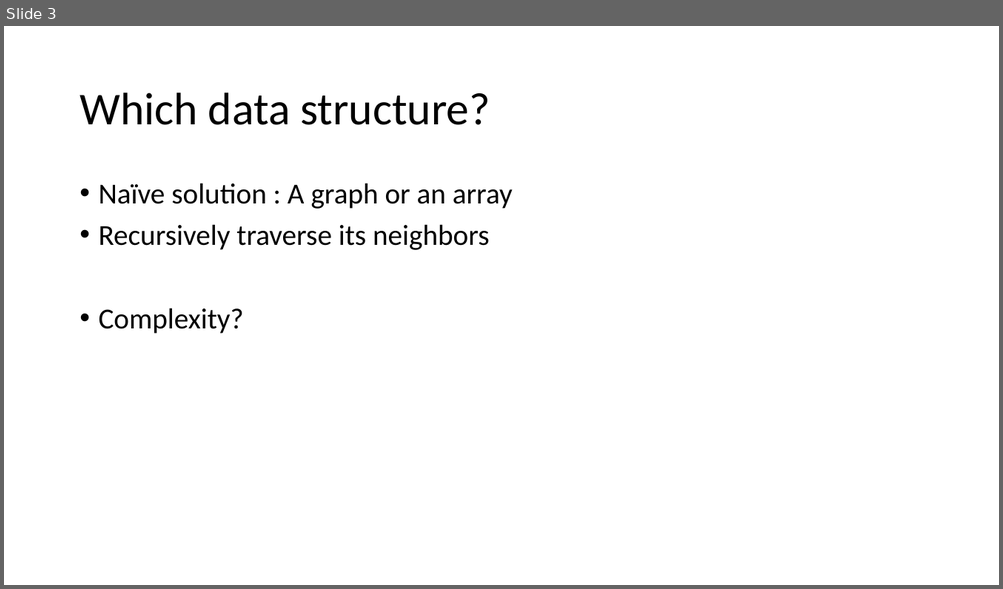
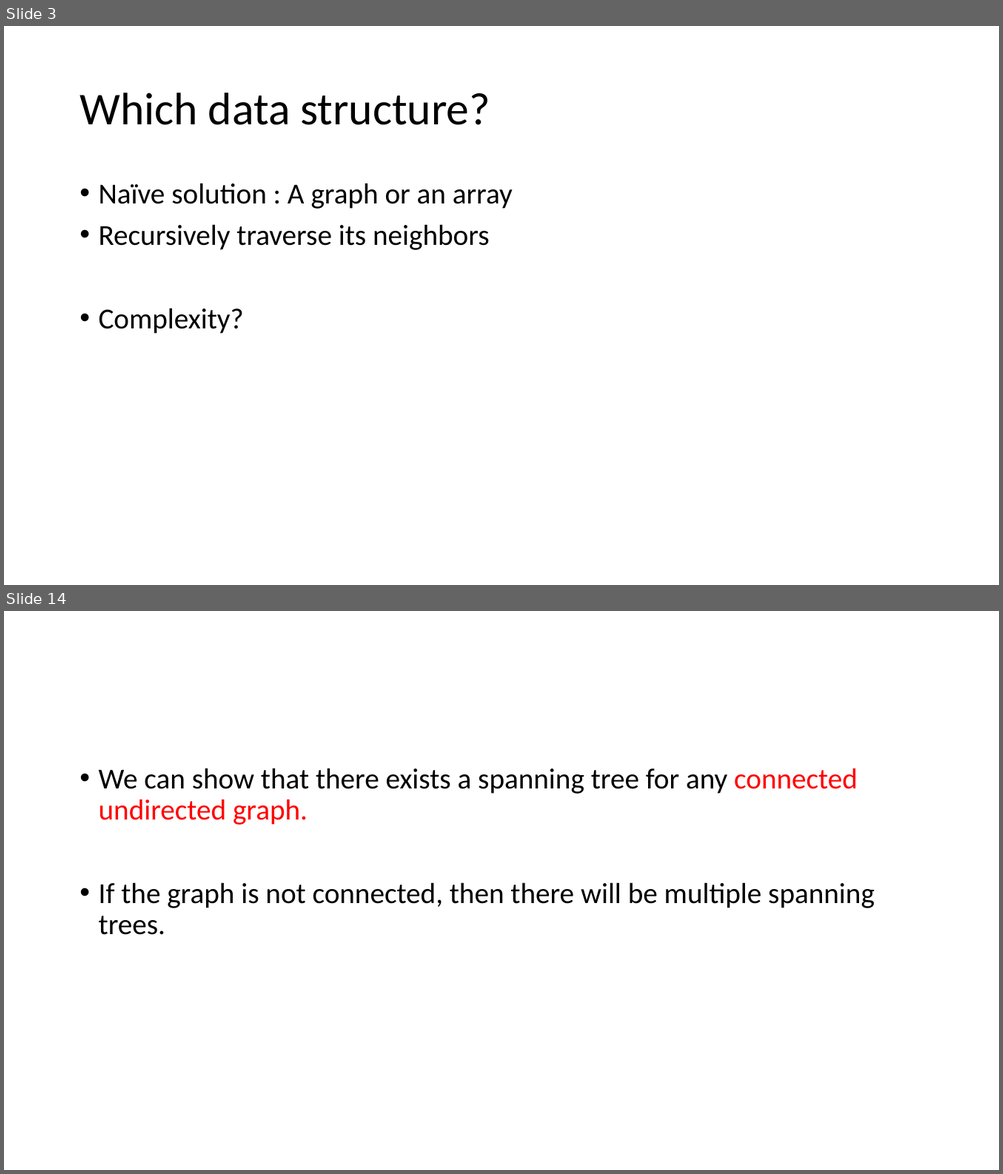
Before and after one commit to kwea123/cpp_data_algo, a slide deck: 8_Disjoint.pptx. Shown one above the other, each under a label of ours: slide 3 before the commit, slides 3 and 14 after it; the slides between them are not shown. The pictures are 1003x589 and 1003x1174 pixels, drawn with LibreOffice and Linux fonts; fonts in the diff are those of the drawing. Boxes give left, top, right and bottom in pixels: in the first picture for what was removed or moved away, otherwise in the second. Text is boxed around its words. In the diff, an @@ line names an element or a change of style, - is before the commit and + after.

```diff
--- a/8_Disjoint.pptx
+++ b/8_Disjoint.pptx
@@ slide 14 added at (4,611,999,1170), background #FFFFFF @@
@@ text added at (99,768,874,935), 28 pt, text #000000 @@
+• We can show that there exists a spanning tree for any connected undirected graph.
+• If the graph is not connected, then there will be multiple spanning trees.
```
Also in this commit, not shown: 2 slides changed, 16 other slides added, 15 other files.
